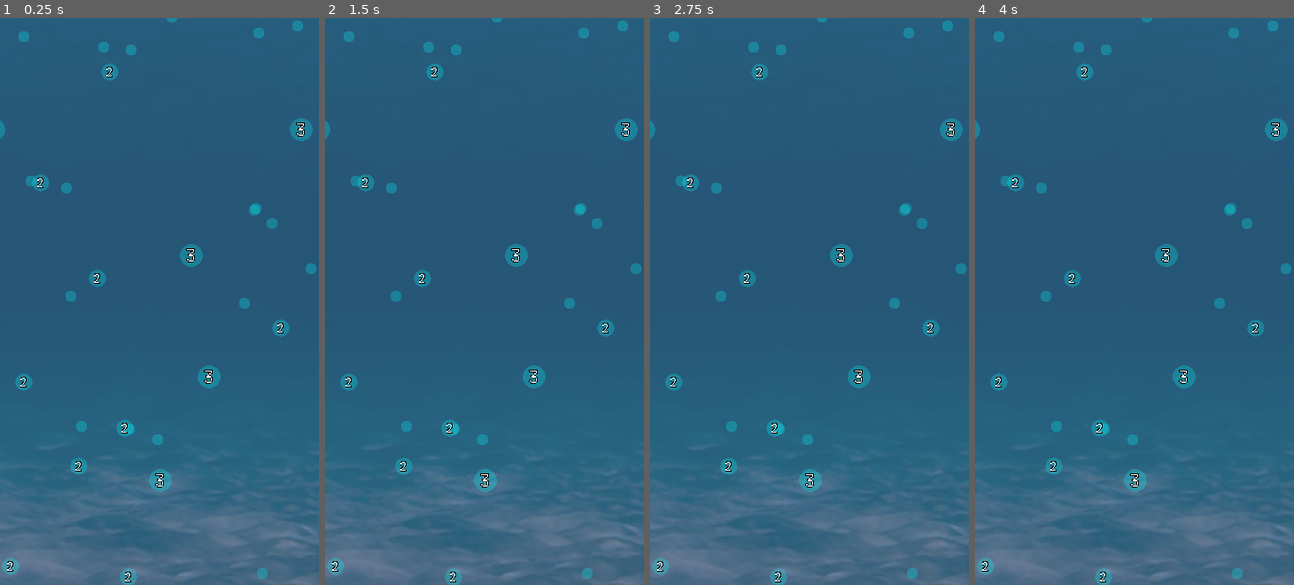
Above: before the commit, frames 1-4 (left to right).
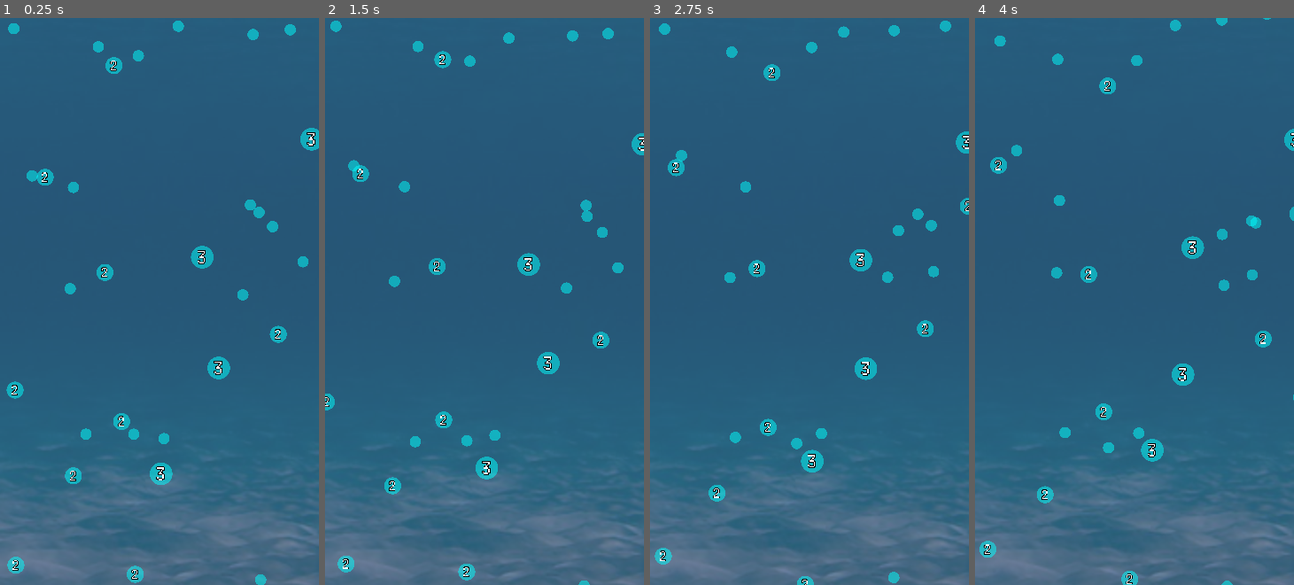
Above: after the commit, the same moments.

Repository: kamikoloss/sharking
Game: Godot game, scene res://scenes/server.tscn
Two runs of this game, one before a commit and one after it. Both use one fixed random seed, a clock stepped at 60 frames per second and the inputs below. This scene is started directly instead of the project's main scene.
Inputs:
- Up to frame 1 (0.25 s): no input
- Up to frame 2 (1.5 s): no input
- Up to frame 3 (2.75 s): no input
- Up to frame 4 (4 s): no input

The runs differ from the first frame. In frame 1, 4.7% of the frame differs, in the area x 0-100%, y 0-100%; in frame 2, 5.4%; in frame 3, 5.3%; in frame 4, 5.3%.

Commit message:
exp をうようよ動くようにしてみた

Diff:
--- a/scenes/exp.tscn
+++ b/scenes/exp.tscn
@@ -14,7 +14,7 @@
 _label = NodePath("Label")
 
 [node name="Sprite2D" type="Sprite2D" parent="."]
-self_modulate = Color(0, 1, 1, 0.25098)
+self_modulate = Color(0, 1, 1, 0.501961)
 texture = ExtResource("1_x41g6")
 
 [node name="CollisionShape2D" type="CollisionShape2D" parent="."]
--- a/scripts/exp.gd
+++ b/scripts/exp.gd
@@ -15,6 +15,12 @@
 			_die_tween.kill()
 		_die_tween = create_tween()
 		return _die_tween
+var _move_tween: Tween:
+	get:
+		if _move_tween:
+			_move_tween.kill()
+		_move_tween = create_tween()
+		return _move_tween
 
 
 func _init(point: int = 0, position: Vector2 = Vector2.ZERO) -> void:
@@ -25,6 +31,7 @@
 func _ready() -> void:
 	area_entered.connect(_on_area_entered)
 	_init_visual()
+	_start_move()
 
 
 # 自身を (見た目上) 破壊する
@@ -57,3 +64,14 @@
 		_label.text = str(point)
 	else:
 		_label.visible = false
+
+
+func _start_move() -> void:
+	var tween = _move_tween
+	tween.set_ease(Tween.EASE_OUT).set_trans(Tween.TRANS_CIRC)
+	tween.tween_property(self, "position", _get_random_position(), randf_range(1.0, 2.0))
+	tween.finished.connect(_start_move)
+
+func _get_random_position() -> Vector2:
+	var diff = Vector2(randf_range(-20.0, 20.0), randf_range(-20.0, 20.0))
+	return self.position + diff
